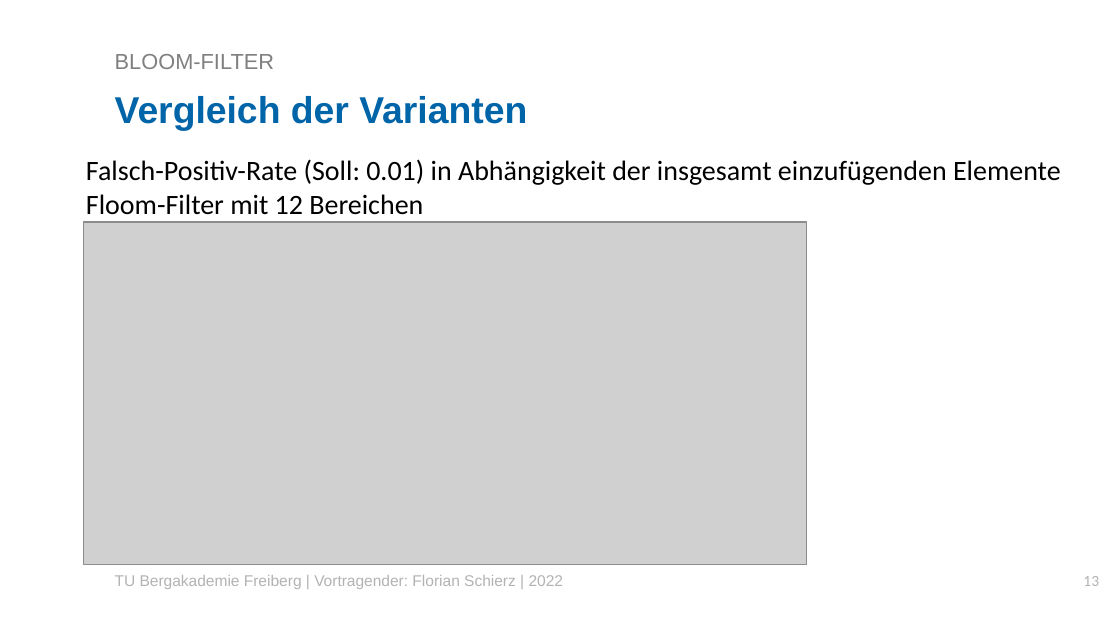
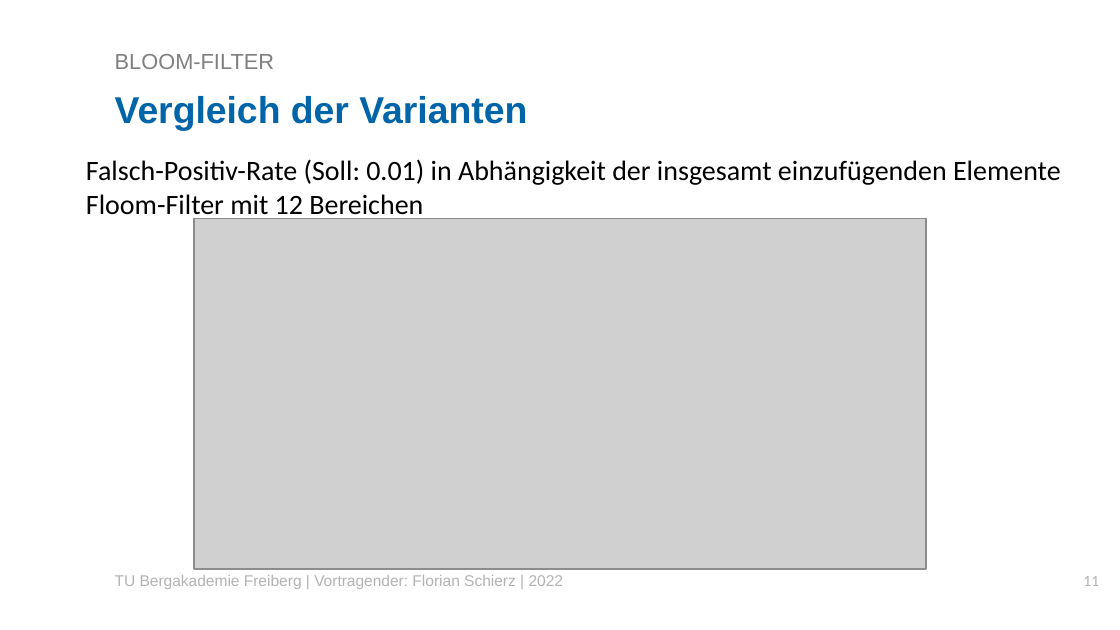
Before and after one commit to Florian2501/Seminar, a slide deck: slide 11 of Vorträge/VortragFlorianSchierzBloomfilter.pptx (slide 13 before the commit). Drawn at 1120x630 pixels with LibreOffice and Linux fonts; fonts in the diff are those of the drawing; grey boxes stand for pictures; background and template pictures are left out. Boxes give left, top, right and bottom in pixels: in the first picture for what was removed or moved away, otherwise in the second. Text is boxed around its words. In the diff, an @@ line names an element or a change of style, - is before the commit and + after.

```diff
--- a/Vorträge/VortragFlorianSchierzBloomfilter.pptx
+++ b/Vorträge/VortragFlorianSchierzBloomfilter.pptx
@@ picture: place and size @@
-picture at [84,222,808,564]
+picture at [194,218,926,569]
@@ page number at [1083,576,1099,586]: text changed @@
-13
+11
```
Also in this commit, not shown: 8 other slides changed, 3 slides added, 10 other files.
